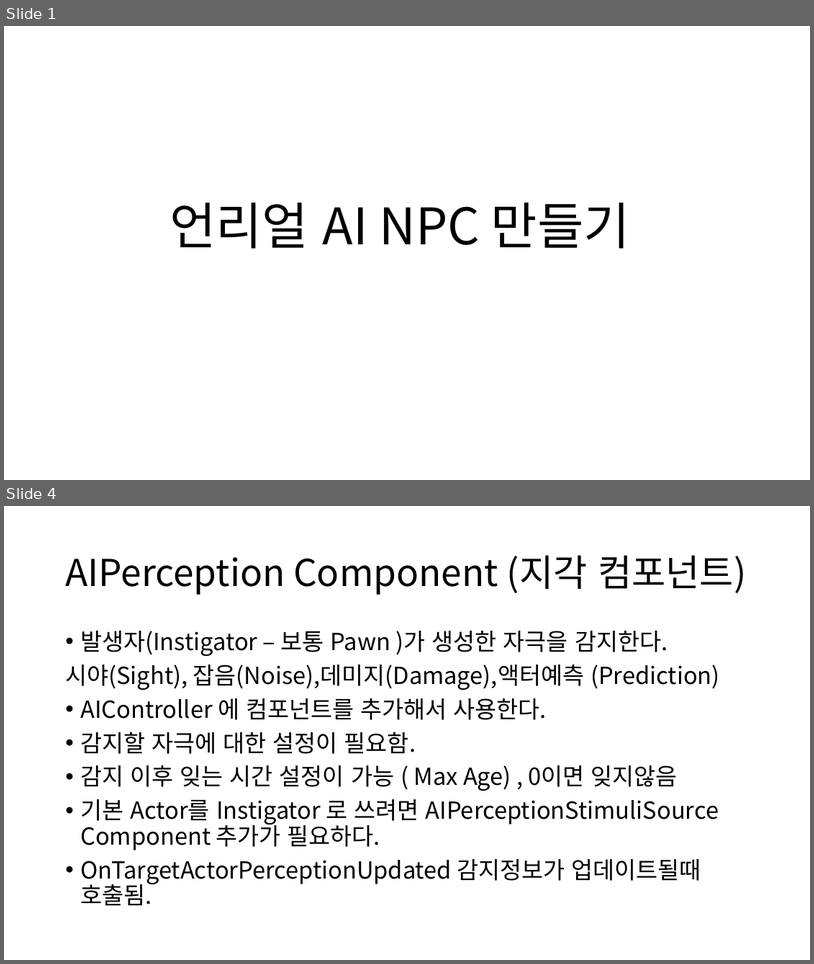
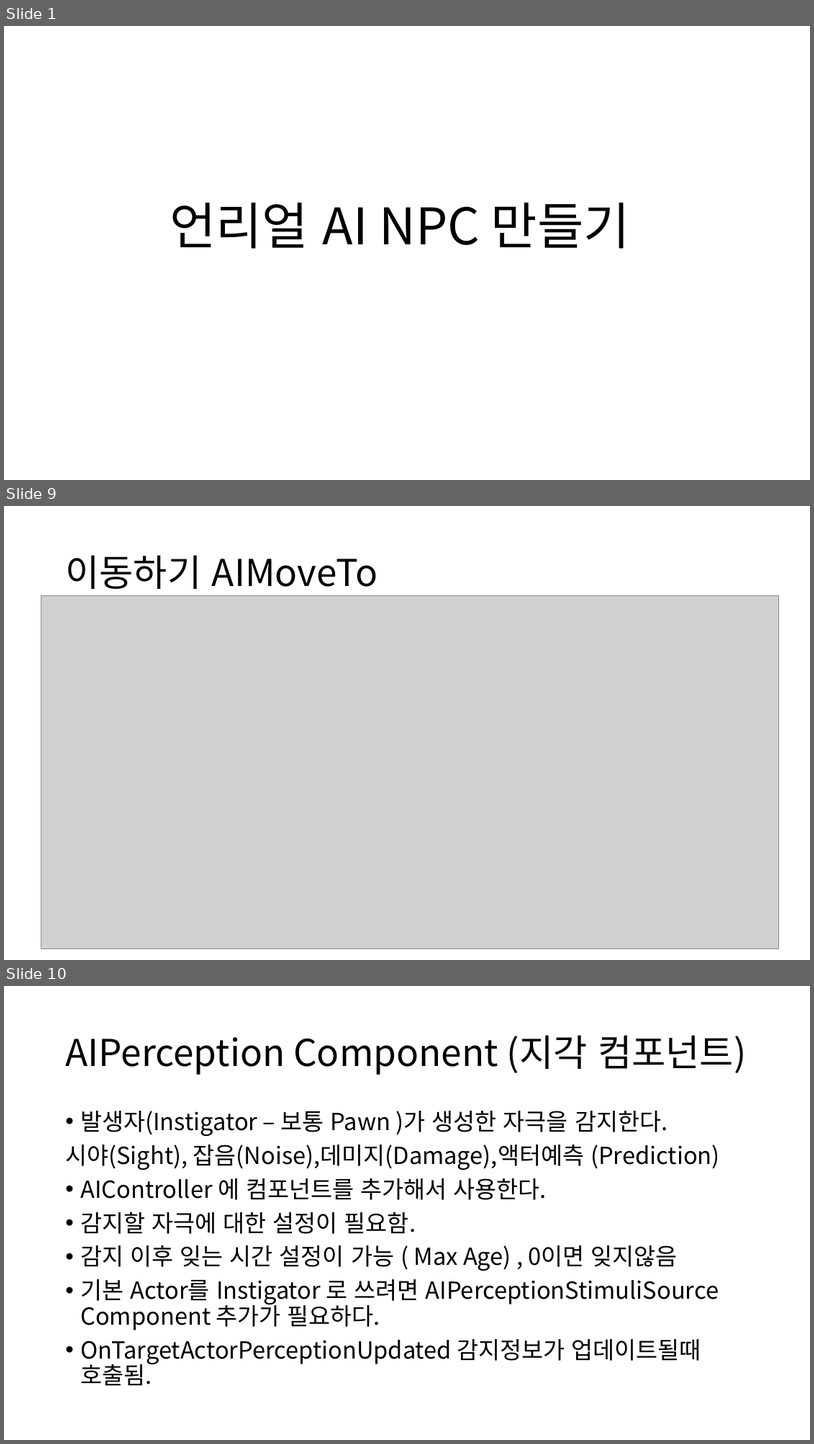
Before and after one commit to ldw9981/UE4_Blueprint, a slide deck: Day04/AI.pptx. Shown one above the other, each under a label of ours: slides 1 and 4 before the commit, slides 1, 9 and 10 after it; the slides between them are not shown. The pictures are 814x964 and 814x1444 pixels, drawn with LibreOffice and Linux fonts; fonts in the diff are those of the drawing; grey boxes stand for pictures. Boxes give left, top, right and bottom in pixels: in the first picture for what was removed or moved away, otherwise in the second. Text is boxed around its words. In the diff, an @@ line names an element or a change of style, - is before the commit and + after.

```diff
--- a/Day04/AI.pptx
+++ b/Day04/AI.pptx
@@ slide 9 added at (x1=4, y1=506, x2=810, y2=960), background #FFFFFF @@
@@ title added at (x1=65, y1=555, x2=378, y2=589), 44 pt, text #000000 @@
+이동하기 AIMoveTo
@@ picture added at (x1=41, y1=596, x2=779, y2=949) @@
@@ what was slide 4 is now slide 10 @@
```
Also in this commit, not shown: 3 slides changed, 5 other slides added, 1 slide removed.
